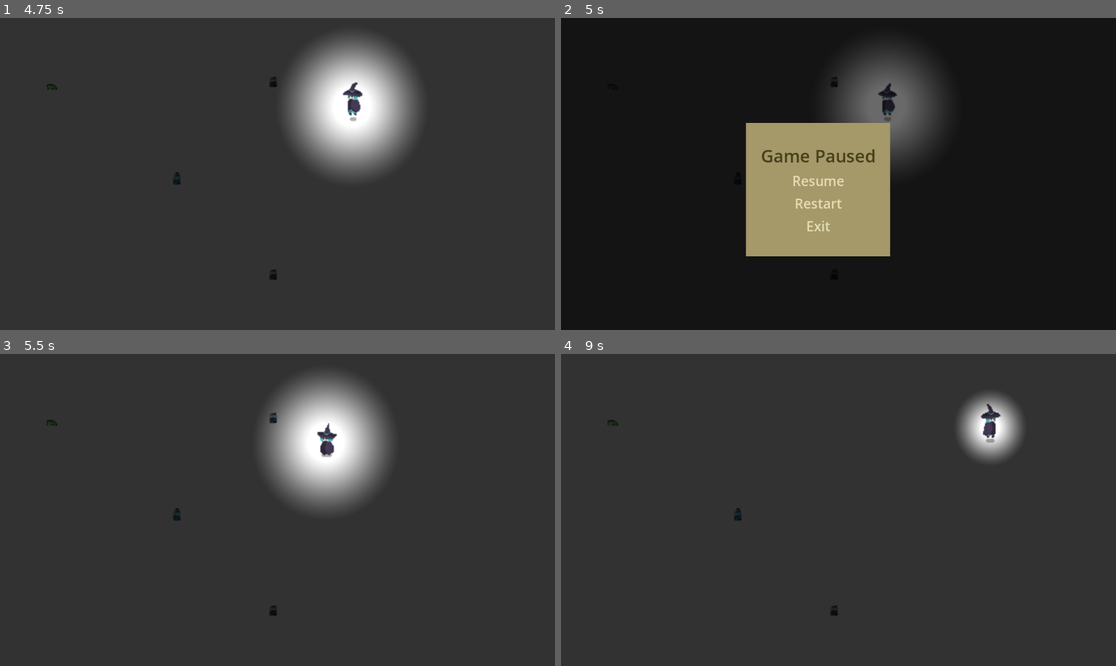
Above: before the commit, frames 1-4 (two rows, left to right).
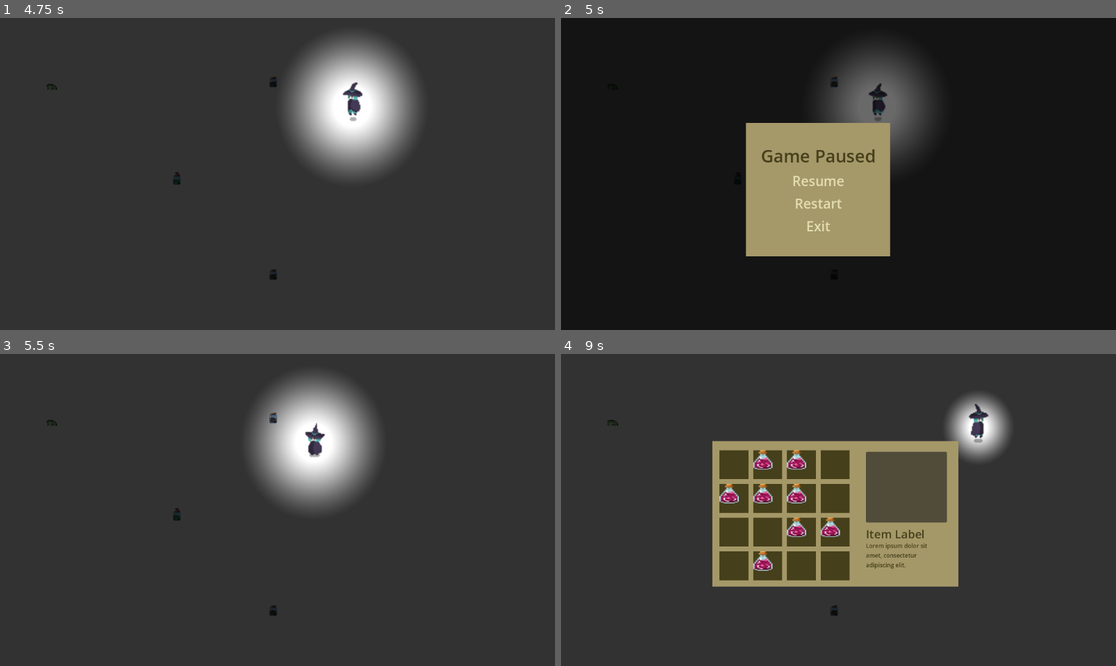
Above: after the commit, the same moments.

Repository: AnthonyDrow21/PSGameJam2024-2
Game: Godot game, scene res://Menus/MainMenu.tscn
The game is run twice, just before and just after one commit, with the same random seed, the same clock (stepped at 60 frames per second) and the same inputs.
Inputs:
- Up to frame 1 (4.75 s): click "Start" at 0.5 s; hold Right (ui_right) 1.28-2.03 s; tap Space (ui_select) at 1.52, 2.27, 3.77, 4.52 s; hold Down (ui_down) 2.03-2.78 s; hold Right (ui_right) 2.78-3.53 s; hold Up (ui_up) 3.53-4.28 s; hold Left (ui_left) from 4.28 s (still down)
- Up to frame 2 (5 s): keep holding Left (ui_left); tap Escape (ui_cancel) at 4.9 s
- Up to frame 3 (5.5 s): release Left (ui_left) at 5 s; click "Resume" at 5 s
- Up to frame 4 (9 s): hold Left (ui_left) 5.78-6.53 s; tap Space (ui_select) at 6.02, 7.52, 8.27 s; tap Tab (toggle_inventory, bound only after the commit) at 6.4 s; hold Down (ui_down) 6.53-7.28 s; hold Right (ui_right) 7.28-8.03 s; hold Up (ui_up) 8.03-8.78 s; hold Right (ui_right) from 8.78 s (still down)

Frame 1 is identical in both runs. In frame 2, 0.3% of the frame differs, in the area x 55-61%, y 20-33%; in frame 3, 5.5%; in frame 4, 16%, in the area x 27-84%, y 12-75%.

Commit message:
Add inventory menu to game
InventoryMenu is accessed using "Tab" in-game and is pre-loaded for quick access. Updated PauseMenu to also be pre-loaded for quick access. Future work to actually use inventory items instead of spawning randomly into the slots coming soon.

Diff:
--- /dev/null
+++ b/Menus/InventoryMenu.tscn
@@ -0,0 +1,168 @@
+[gd_scene load_steps=3 format=3 uid="uid://bubjcl2laghup"]
+
+[ext_resource type="Script" path="res://Menus/InventoryMenuSlot.gd" id="1_l56dj"]
+
+[sub_resource type="StyleBoxFlat" id="StyleBoxFlat_ka1lp"]
+bg_color = Color(0.270588, 0.247059, 0.105882, 1)
+
+[node name="InventoryMenu" type="Control"]
+layout_mode = 3
+anchors_preset = 15
+anchor_right = 1.0
+anchor_bottom = 1.0
+offset_left = 5.0
+offset_top = 9.0
+offset_right = 5.0
+offset_bottom = 9.0
+grow_horizontal = 2
+grow_vertical = 2
+
+[node name="ColorRect" type="ColorRect" parent="."]
+layout_mode = 1
+anchors_preset = 8
+anchor_left = 0.5
+anchor_top = 0.5
+anchor_right = 0.5
+anchor_bottom = 0.5
+offset_left = -267.0
+offset_top = -152.0
+offset_right = 244.0
+offset_bottom = 150.0
+grow_horizontal = 2
+grow_vertical = 2
+color = Color(0.647059, 0.596078, 0.407843, 1)
+
+[node name="GridContainer" type="GridContainer" parent="ColorRect"]
+layout_mode = 2
+offset_left = 15.0
+offset_top = 23.5
+offset_right = 365.0
+offset_bottom = 284.5
+grow_vertical = 2
+theme_override_constants/h_separation = 10
+theme_override_constants/v_separation = 10
+columns = 4
+
+[node name="Slot1" type="Panel" parent="ColorRect/GridContainer"]
+custom_minimum_size = Vector2(60, 60)
+layout_mode = 2
+theme_override_styles/panel = SubResource("StyleBoxFlat_ka1lp")
+script = ExtResource("1_l56dj")
+
+[node name="Slot2" type="Panel" parent="ColorRect/GridContainer"]
+custom_minimum_size = Vector2(60, 60)
+layout_mode = 2
+theme_override_styles/panel = SubResource("StyleBoxFlat_ka1lp")
+script = ExtResource("1_l56dj")
+
+[node name="Slot3" type="Panel" parent="ColorRect/GridContainer"]
+custom_minimum_size = Vector2(60, 60)
+layout_mode = 2
+theme_override_styles/panel = SubResource("StyleBoxFlat_ka1lp")
+script = ExtResource("1_l56dj")
+
+[node name="Slot4" type="Panel" parent="ColorRect/GridContainer"]
+custom_minimum_size = Vector2(60, 60)
+layout_mode = 2
+theme_override_styles/panel = SubResource("StyleBoxFlat_ka1lp")
+script = ExtResource("1_l56dj")
+
+[node name="Slot5" type="Panel" parent="ColorRect/GridContainer"]
+custom_minimum_size = Vector2(60, 60)
+layout_mode = 2
+theme_override_styles/panel = SubResource("StyleBoxFlat_ka1lp")
+script = ExtResource("1_l56dj")
+
+[node name="Slot6" type="Panel" parent="ColorRect/GridContainer"]
+custom_minimum_size = Vector2(60, 60)
+layout_mode = 2
+theme_override_styles/panel = SubResource("StyleBoxFlat_ka1lp")
+script = ExtResource("1_l56dj")
+
+[node name="Slot7" type="Panel" parent="ColorRect/GridContainer"]
+custom_minimum_size = Vector2(60, 60)
+layout_mode = 2
+theme_override_styles/panel = SubResource("StyleBoxFlat_ka1lp")
+script = ExtResource("1_l56dj")
+
+[node name="Slot8" type="Panel" parent="ColorRect/GridContainer"]
+custom_minimum_size = Vector2(60, 60)
+layout_mode = 2
+theme_override_styles/panel = SubResource("StyleBoxFlat_ka1lp")
+script = ExtResource("1_l56dj")
+
+[node name="Slot9" type="Panel" parent="ColorRect/GridContainer"]
+custom_minimum_size = Vector2(60, 60)
+layout_mode = 2
+theme_override_styles/panel = SubResource("StyleBoxFlat_ka1lp")
+script = ExtResource("1_l56dj")
+
+[node name="Slot10" type="Panel" parent="ColorRect/GridContainer"]
+custom_minimum_size = Vector2(60, 60)
+layout_mode = 2
+theme_override_styles/panel = SubResource("StyleBoxFlat_ka1lp")
+script = ExtResource("1_l56dj")
+
+[node name="Slot11" type="Panel" parent="ColorRect/GridContainer"]
+custom_minimum_size = Vector2(60, 60)
+layout_mode = 2
+theme_override_styles/panel = SubResource("StyleBoxFlat_ka1lp")
+script = ExtResource("1_l56dj")
+
+[node name="Slot12" type="Panel" parent="ColorRect/GridContainer"]
+custom_minimum_size = Vector2(60, 60)
+layout_mode = 2
+theme_override_styles/panel = SubResource("StyleBoxFlat_ka1lp")
+script = ExtResource("1_l56dj")
+
+[node name="Slot13" type="Panel" parent="ColorRect/GridContainer"]
+custom_minimum_size = Vector2(60, 60)
+layout_mode = 2
+theme_override_styles/panel = SubResource("StyleBoxFlat_ka1lp")
+script = ExtResource("1_l56dj")
+
+[node name="Slot14" type="Panel" parent="ColorRect/GridContainer"]
+custom_minimum_size = Vector2(60, 60)
+layout_mode = 2
+theme_override_styles/panel = SubResource("StyleBoxFlat_ka1lp")
+script = ExtResource("1_l56dj")
+
+[node name="Slot15" type="Panel" parent="ColorRect/GridContainer"]
+custom_minimum_size = Vector2(60, 60)
+layout_mode = 2
+theme_override_styles/panel = SubResource("StyleBoxFlat_ka1lp")
+script = ExtResource("1_l56dj")
+
+[node name="Slot16" type="Panel" parent="ColorRect/GridContainer"]
+custom_minimum_size = Vector2(60, 60)
+layout_mode = 2
+theme_override_styles/panel = SubResource("StyleBoxFlat_ka1lp")
+script = ExtResource("1_l56dj")
+
+[node name="selectedItemPanel" type="Panel" parent="ColorRect"]
+layout_mode = 0
+offset_left = 319.0
+offset_top = 21.5
+offset_right = 487.0
+offset_bottom = 168.5
+
+[node name="itemLabel" type="Label" parent="ColorRect"]
+layout_mode = 0
+offset_left = 319.0
+offset_top = 176.0
+offset_right = 441.0
+offset_bottom = 210.0
+theme_override_colors/font_color = Color(0.270588, 0.247059, 0.105882, 1)
+theme_override_font_sizes/font_size = 24
+text = "Item Label"
+
+[node name="itemDescription" type="Label" parent="ColorRect"]
+layout_mode = 0
+offset_left = 319.0
+offset_top = 209.0
+offset_right = 484.0
+offset_bottom = 270.0
+theme_override_colors/font_color = Color(0.270588, 0.247059, 0.105882, 1)
+theme_override_font_sizes/font_size = 12
+text = "Lorem ipsum dolor sit amet, consectetur adipiscing elit."
+autowrap_mode = 2
--- /dev/null
+++ b/Menus/InventoryMenuSlot.gd
@@ -0,0 +1,14 @@
+extends Panel
+
+var ItemClass = preload("res://Elements/Item.tscn")
+var item = null
+
+# Called when the node enters the scene tree for the first time.
+func _ready():
+	if randi() % 2 == 0:
+		item = ItemClass.instantiate().with_data("pink_potion", "res://Assets/Items/Potions/Small Vial - PINK.png", "A mystical potion of unknown use.")
+		add_child(item)
+
+# Called every frame. 'delta' is the elapsed time since the previous frame.
+func _process(delta):
+	pass
--- a/Menus/PauseMenu.gd
+++ b/Menus/PauseMenu.gd
@@ -14,16 +14,12 @@
 
 
 func _on_resume_button_pressed():
-	# exiting menu
-	get_parent().remove_child(get_node("."))
 	emit_signal("toggle_pause", false)
 
 
 func _on_restart_button_pressed():
-	# exiting menu and restarting game
 	emit_signal("restart_requested")
 	emit_signal("toggle_pause", false)
-	get_parent().remove_child(get_node("."))
 
 
 func _on_exit_button_pressed():
--- a/World.gd
+++ b/World.gd
@@ -1,23 +1,58 @@
 extends Control
 
 var ItemDrop = preload("res://Elements/ItemDrop.tscn")
+
+var INVENTORY_MENU = preload("res://Menus/InventoryMenu.tscn").instantiate()
+var inInventoryMenu = false
+
+var PAUSE_MENU = preload("res://Menus/PauseMenu.tscn").instantiate()
+var inPauseMenu = false
 var paused = false
+
+
+func add_menu(menu):
+	# The CanvasLayer is uneffected by the game lighting models.
+	get_tree().current_scene.get_node("CanvasLayer").add_child(menu)
+
 
 # Called when the node enters the scene tree for the first time.
 func _ready():
 	test_spawn_items()
+	add_menu(INVENTORY_MENU)
+	INVENTORY_MENU.hide()
+
+	add_menu(PAUSE_MENU)
+	PAUSE_MENU.toggle_pause.connect(on_pause_toggled)
+	PAUSE_MENU.hide()
 
 # Called every frame. 'delta' is the elapsed time since the previous frame.
 func _process(delta):
-	if Input.is_action_pressed("ui_cancel"):
-		if not paused:
-			var pauseMenu = load("res://Menus/PauseMenu.tscn").instantiate()
-			pauseMenu.toggle_pause.connect(on_pause_toggled)
+	pass
 
-			# The CanvasLayer is uneffected by the game lighting models.
-			get_tree().current_scene.get_node("CanvasLayer").add_child(pauseMenu)
+func _input(event):
+	if event.is_action_pressed("ui_cancel"):
+		if not inPauseMenu:
+			PAUSE_MENU.show()
+			inPauseMenu = true
+		else:
+			PAUSE_MENU.hide()
+			on_pause_toggled(false) # pause menu won't emit if we 'close' it manually with ESC
+			inPauseMenu = false
+
+	elif event.is_action_pressed("toggle_inventory"):
+		# only process inventory menu toggle if the game is not paused!
+		if not inPauseMenu:
+			if not inInventoryMenu:
+				INVENTORY_MENU.show()
+				inInventoryMenu = true
+			else:
+				INVENTORY_MENU.hide()
+				inInventoryMenu = false
 
 func on_pause_toggled(is_paused):
+	if not is_paused:
+		PAUSE_MENU.hide()
+		inPauseMenu = false
 	paused = is_paused
 	get_tree().paused = paused
 	print("Paused: ", paused)
--- a/project.godot
+++ b/project.godot
@@ -23,6 +23,14 @@
 
 [input]
 
+ui_focus_next={
+"deadzone": 0.5,
+"events": []
+}
+ui_focus_prev={
+"deadzone": 0.5,
+"events": []
+}
 ui_left={
 "deadzone": 0.5,
 "events": [Object(InputEventKey,"resource_local_to_scene":false,"resource_name":"","device":0,"window_id":0,"alt_presse …(181 unchanged characters)…
@@ -65,6 +73,11 @@
 "events": [Object(InputEventKey,"resource_local_to_scene":false,"resource_name":"","device":0,"window_id":0,"alt_pressed":false,"shift_pressed":false,"ctrl_pressed":false,"meta_pressed":false,"pressed":false,"keycode":0,"physical_keycode":81,"key_label":0,"unicode":0,"echo":false,"script":null)
 ]
 }
+toggle_inventory={
+"deadzone": 0.5,
+"events": [Object(InputEventKey,"resource_local_to_scene":false,"resource_name":"","device":-1,"window_id":0,"alt_pressed":false,"shift_pressed":false,"ctrl_pressed":false,"meta_pressed":false,"pressed":false,"keycode":0,"physical_keycode":4194306,"key_label":0,"unicode":0,"echo":false,"script":null)
+]
+}
 
 [layer_names]
 
Binary file added: Assets/Items/Potions/Small Vial - PINK - Spritesheet.png
Not shown, added: Assets/Items/Potions/Small Vial - PINK - Spritesheet.png.import
Binary file added: Assets/Items/Potions/Small Vial - PINK.png
Not shown, added: Assets/Items/Potions/Small Vial - PINK.png.import
